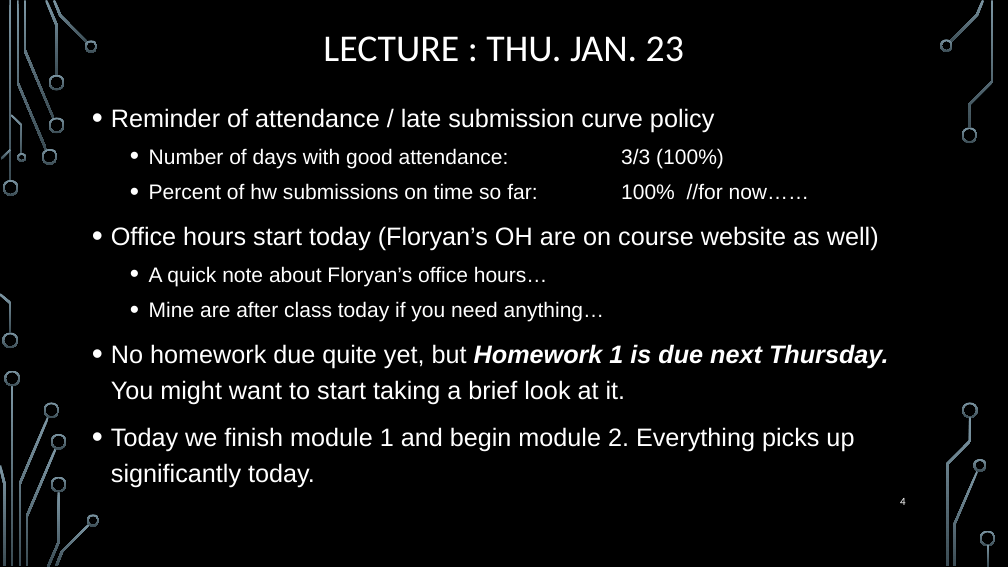
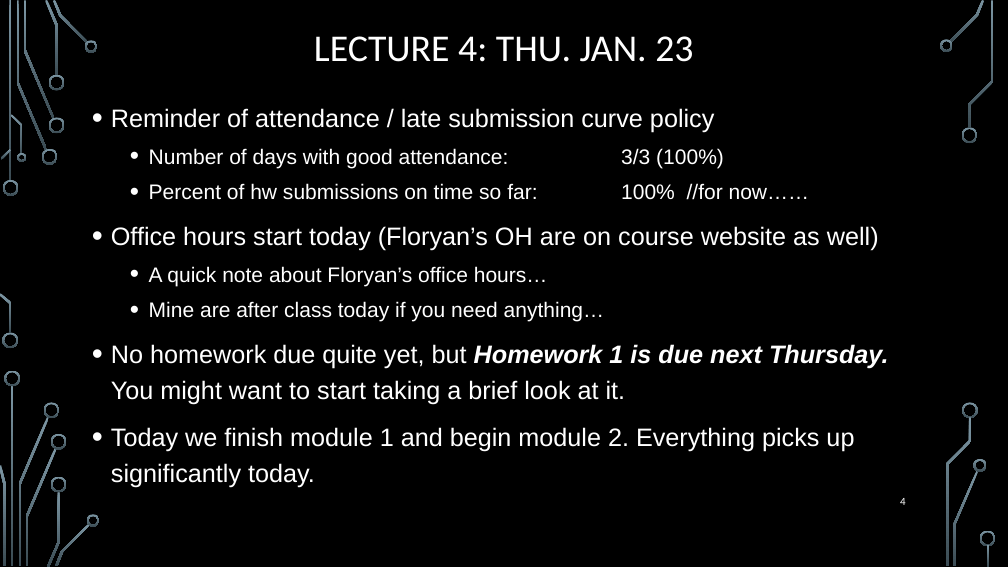
Before and after one commit to markfloryan/dmt2, a slide deck: slide 4 of slides/00-DailyAnnouncements.pptx. Drawn at 1008x567 pixels with LibreOffice and Linux fonts; fonts in the diff are those of the drawing; background and template pictures are left out. Boxes give left, top, right and bottom in pixels: in the first picture for what was removed or moved away, otherwise in the second. Text is boxed around its words. In the diff, an @@ line names an element or a change of style, - is before the commit and + after.

```diff
--- a/slides/00-DailyAnnouncements.pptx
+++ b/slides/00-DailyAnnouncements.pptx
@@ title at (314, 36, 693, 62): text changed @@
-LECTURE : THU. JAN. 23
+LECTURE 4: THU. JAN. 23
```
Also in this commit, not shown: 2 other slides changed, 1 slide added.
